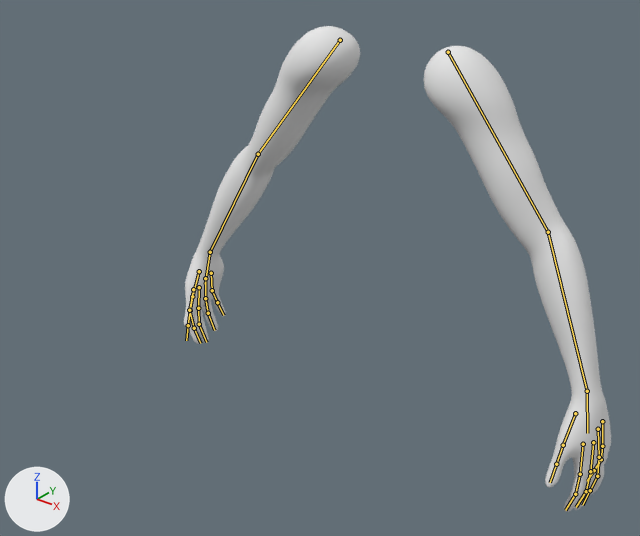
The FBX model Assets/Arte  3D/rigbrazos.fbx: old version first, new version second.
Camera for both pictures: a 50 mm camera at (0.659, -0.957, 1.522) aimed at (0.035, -0.176, 1.038). Every picture has the same lights, and +X, +Y and +Z are marked at lower left. The first picture is the older version. The bones that change, and the others that lie on the model, are drawn over the model as lines.

Objects in the first picture: 'GEO-shoulder_female_primitive_stylized.R'.
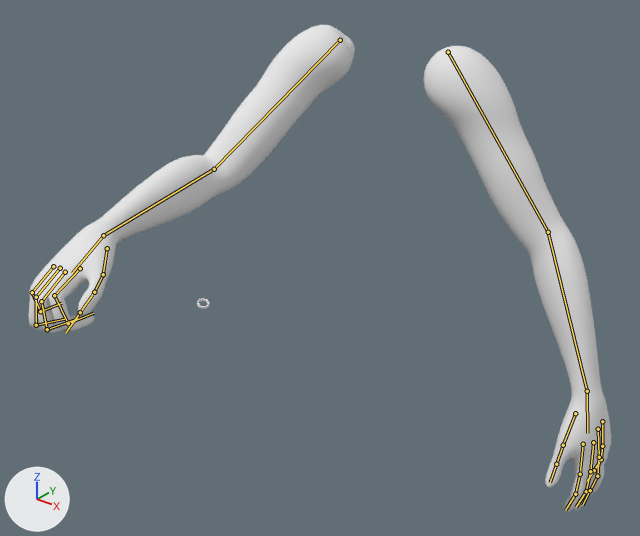
The newer file adds an action. The first version stands in its rest pose; the second is drawn at frame 13 of the action 'Scene'.

Pixel boxes [x1, y1, x2, y2] of what changed, in the pictures (640 x 536 px):
'GEO-shoulder_female_primitive_stylized.R', posed (36% wider)
    before: [184, 26, 611, 512]
    after: [28, 24, 611, 512]
bone 'Bone.005', root to tip
    before: (340, 40) to (258, 154)
    after: (340, 40) to (214, 169)
bone 'Bone.006', root to tip
    before: (258, 154) to (210, 252)
    after: (214, 169) to (103, 235)
bone 'Bone.001', root to tip
    before: (212, 290) to (217, 302)
    after: (32, 292) to (40, 311)
bone 'Bone.002', root to tip
    before: (217, 302) to (223, 315)
    after: (40, 311) to (61, 303)
bone 'Bone.010', root to tip
    before: (190, 310) to (188, 325)
    after: (94, 292) to (80, 312)
bone 'Bone.012', root to tip
    before: (189, 310) to (194, 328)
    after: (54, 295) to (68, 323)
bone 'Bone.013', root to tip
    before: (194, 328) to (200, 343)
    after: (68, 323) to (93, 313)
bone 'Bone.014', root to tip
    before: (199, 287) to (198, 308)
    after: (65, 272) to (41, 301)
bone 'Bone.015', root to tip
    before: (198, 308) to (199, 324)
    after: (41, 301) to (47, 329)
bone 'Bone.016', root to tip
    before: (199, 324) to (206, 342)
    after: (47, 329) to (78, 318)
bone 'Bone.018', root to tip
    before: (205, 298) to (208, 313)
    after: (36, 297) to (36, 325)
bone 'Bone.019', root to tip
    before: (208, 313) to (214, 330)
    after: (36, 325) to (64, 319)

Diff of the bpy script that builds the scene:
```diff
--- a/Assets/Arte  3D/rigbrazos.fbx.py
+++ b/Assets/Arte  3D/rigbrazos.fbx.py
@@ bone_bone_005 @@
 bone_bone_005 = bpy.data.objects['Armature.001'].pose.bones['Bone.005']  # child of 'Bone.003'
-bone_bone_005.rotation_quaternion = (1.0, 0.0, 0.0, 0.0)  # degrees (0, 0, 0)
+bone_bone_005.rotation_quaternion = (0.835, 0.268, 0.262, -0.403)  # degrees (18, 41, -45)
@@ bone_bone_006 @@
 bone_bone_006 = bpy.data.objects['Armature.001'].pose.bones['Bone.006']  # child of 'Bone.005'
-bone_bone_006.rotation_quaternion = (1.0, 0.0, 0.0, 0.0)  # degrees (0, 0, 0)
+bone_bone_006.rotation_quaternion = (0.947, 0.285, 0.038, 0.14)  # degrees (33, 0, 17)
@@ bone_bone_001 @@
 bone_bone_001 = bpy.data.objects['Armature.001'].pose.bones['Bone.001']  # child of 'Bone'
-bone_bone_001.rotation_quaternion = (1.0, 0.0, 0.0, 0.0)  # degrees (0, 0, 0)
+bone_bone_001.rotation_quaternion = (0.892, 0.358, -0.038, 0.275)  # degrees (40, -15, 29)
@@ bone_bone_002 @@
 bone_bone_002 = bpy.data.objects['Armature.001'].pose.bones['Bone.002']  # child of 'Bone.001'
-bone_bone_002.rotation_quaternion = (1.0, 0.0, 0.0, 0.0)  # degrees (0, 0, 0)
+bone_bone_002.rotation_quaternion = (0.797, 0.486, -0.094, 0.347)  # degrees (54, -29, 32)
@@ bone_bone_010 @@
 bone_bone_010 = bpy.data.objects['Armature.001'].pose.bones['Bone.010']  # child of 'Bone.009'
-bone_bone_010.rotation_quaternion = (1.0, 0.0, 0.0, 0.0)  # degrees (0, 0, 0)
+bone_bone_010.rotation_quaternion = (0.877, 0.426, 0.211, -0.073)  # degrees (53, 26, 3)
@@ bone_bone_012 @@
 bone_bone_012 = bpy.data.objects['Armature.001'].pose.bones['Bone.012']  # child of 'Bone.011'
-bone_bone_012.rotation_quaternion = (1.0, 0.0, 0.0, 0.0)  # degrees (0, 0, 0)
+bone_bone_012.rotation_quaternion = (0.892, 0.32, -0.143, 0.286)  # degrees (33, -26, 28)
@@ bone_bone_013 @@
 bone_bone_013 = bpy.data.objects['Armature.001'].pose.bones['Bone.013']  # child of 'Bone.012'
-bone_bone_013.rotation_quaternion = (1.0, 0.0, 0.0, 0.0)  # degrees (0, 0, 0)
+bone_bone_013.rotation_quaternion = (0.797, 0.502, -0.167, 0.293)  # degrees (58, -34, 21)
@@ bone_bone_014 @@
 bone_bone_014 = bpy.data.objects['Armature.001'].pose.bones['Bone.014']  # child of 'Bone.007'
-bone_bone_014.location = (0.0, 0.0, 0.0)
+bone_bone_014.location = (-0.01, -0.03, 0.01)
@@ bone_bone_015 @@
 bone_bone_015 = bpy.data.objects['Armature.001'].pose.bones['Bone.015']  # child of 'Bone.014'
-bone_bone_015.rotation_quaternion = (1.0, 0.0, 0.0, 0.0)  # degrees (0, 0, 0)
+bone_bone_015.rotation_quaternion = (0.892, 0.358, -0.091, 0.262)  # degrees (39, -20, 25)
@@ bone_bone_016 @@
 bone_bone_016 = bpy.data.objects['Armature.001'].pose.bones['Bone.016']  # child of 'Bone.015'
-bone_bone_016.rotation_quaternion = (1.0, 0.0, 0.0, 0.0)  # degrees (0, 0, 0)
+bone_bone_016.rotation_quaternion = (0.797, 0.497, -0.189, 0.287)  # degrees (58, -36, 19)
@@ bone_bone_018 @@
 bone_bone_018 = bpy.data.objects['Armature.001'].pose.bones['Bone.018']  # child of 'Bone.017'
-bone_bone_018.rotation_quaternion = (1.0, 0.0, 0.0, 0.0)  # degrees (0, 0, 0)
+bone_bone_018.rotation_quaternion = (0.92, 0.29, -0.01, 0.264)  # degrees (32, -10, 29)
@@ bone_bone_019 @@
 bone_bone_019 = bpy.data.objects['Armature.001'].pose.bones['Bone.019']  # child of 'Bone.018'
-bone_bone_019.rotation_quaternion = (1.0, 0.0, 0.0, 0.0)  # degrees (0, 0, 0)
+bone_bone_019.rotation_quaternion = (0.795, 0.491, -0.09, 0.345)  # degrees (55, -29, 32)
```
